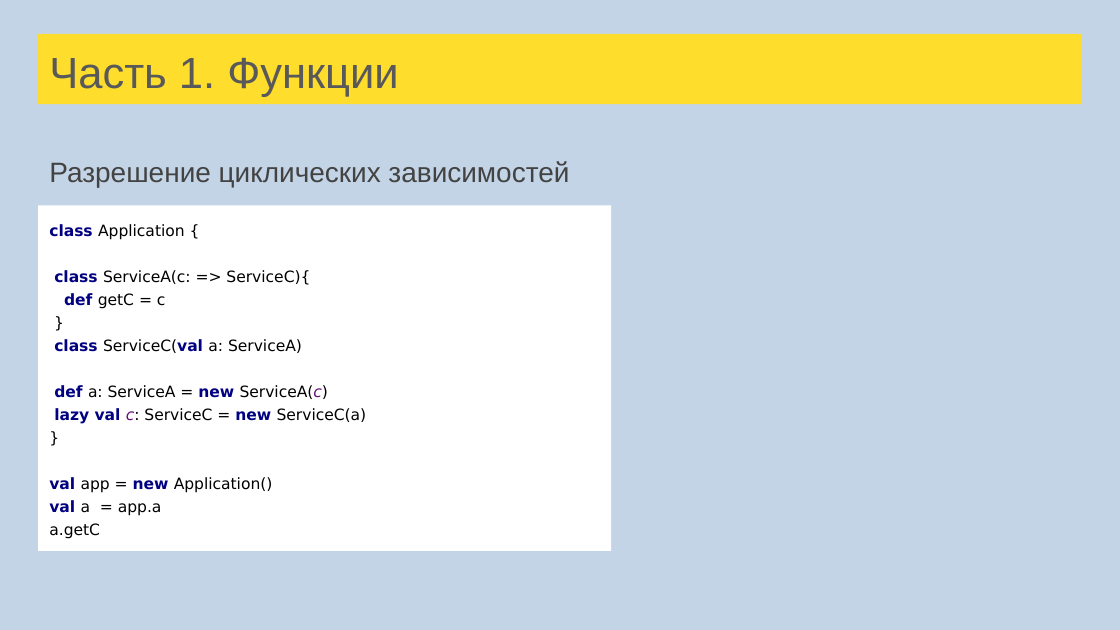
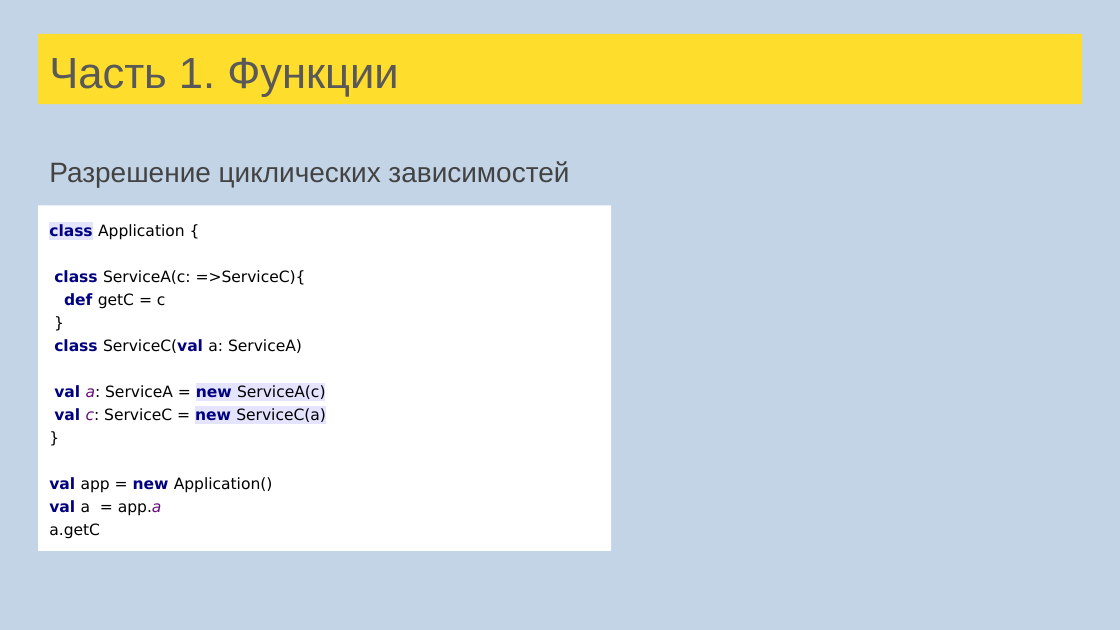
Before and after one commit to sergeypopov83/scala-school, a slide deck: slide 30 of src/main/resources/Лекции Scala для FinTech.pptx. Drawn at 1120x630 pixels with LibreOffice and Linux fonts; fonts in the diff are those of the drawing. Boxes give left, top, right and bottom in pixels: in the first picture for what was removed or moved away, otherwise in the second. Text is boxed around its words. In the diff, an @@ line names an element or a change of style, - is before the commit and + after.

Commit message:
Fix in SQLAPI and Computation fix typos in lectures

```diff
--- a/src/main/resources/Лекции Scala для FinTech.pptx
+++ b/src/main/resources/Лекции Scala для FinTech.pptx
@@ text in rectangle at [49, 224, 302, 539]: highlight none to #E4E4FF in "class"; highlight none to #FFFFFF in "Application {", "def getC = c", "}", "class ServiceC(val a: ServiceA)" and 4 more places; text colour #000000 to #660E7A, italic on in "app.a" @@
@@ text in rectangle at [54, 270, 306, 285]: spaces changed @@
-class ServiceA(c: => ServiceC){
+class ServiceA(c: =>ServiceC){
@@ text in rectangle at [54, 385, 326, 422]: text changed @@
-def a: ServiceA = new ServiceA(c)
-lazy val c: ServiceC = new ServiceC(a)
+val a: ServiceA = new ServiceA(c)
+val c: ServiceC = new ServiceC(a)
```
Also in this commit, not shown: 7 other slides changed, 3 other files.
